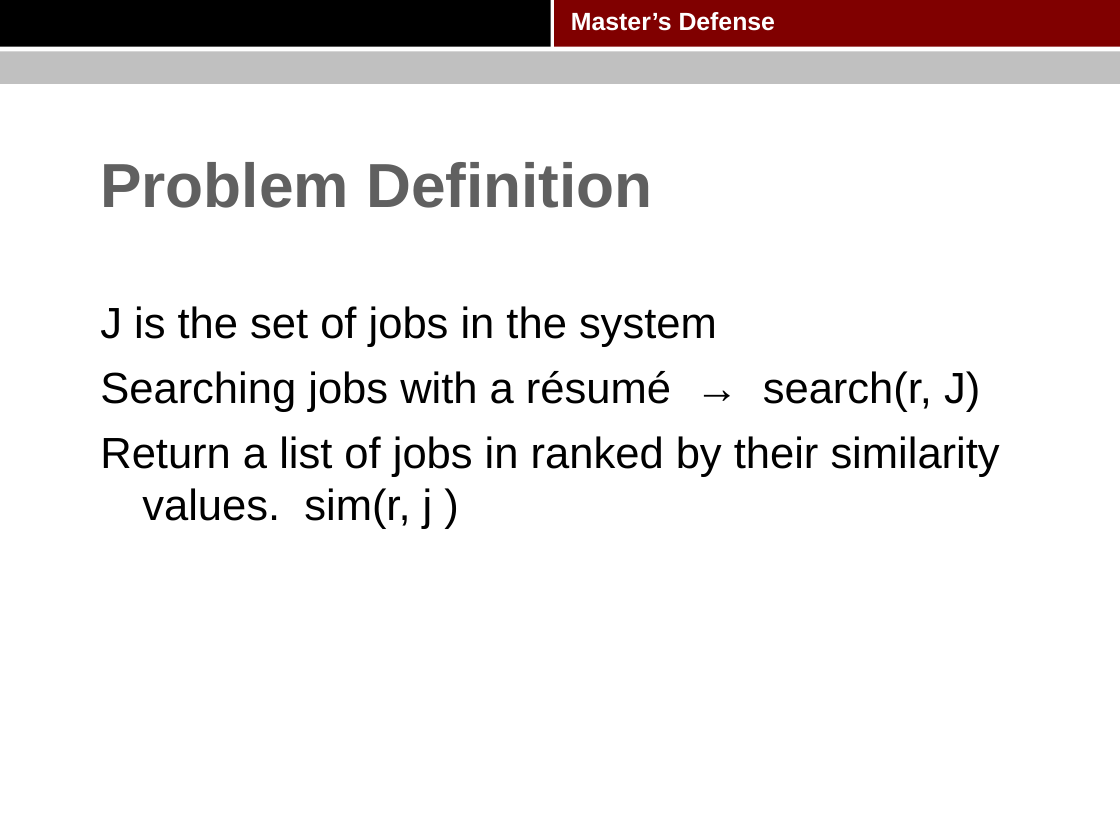
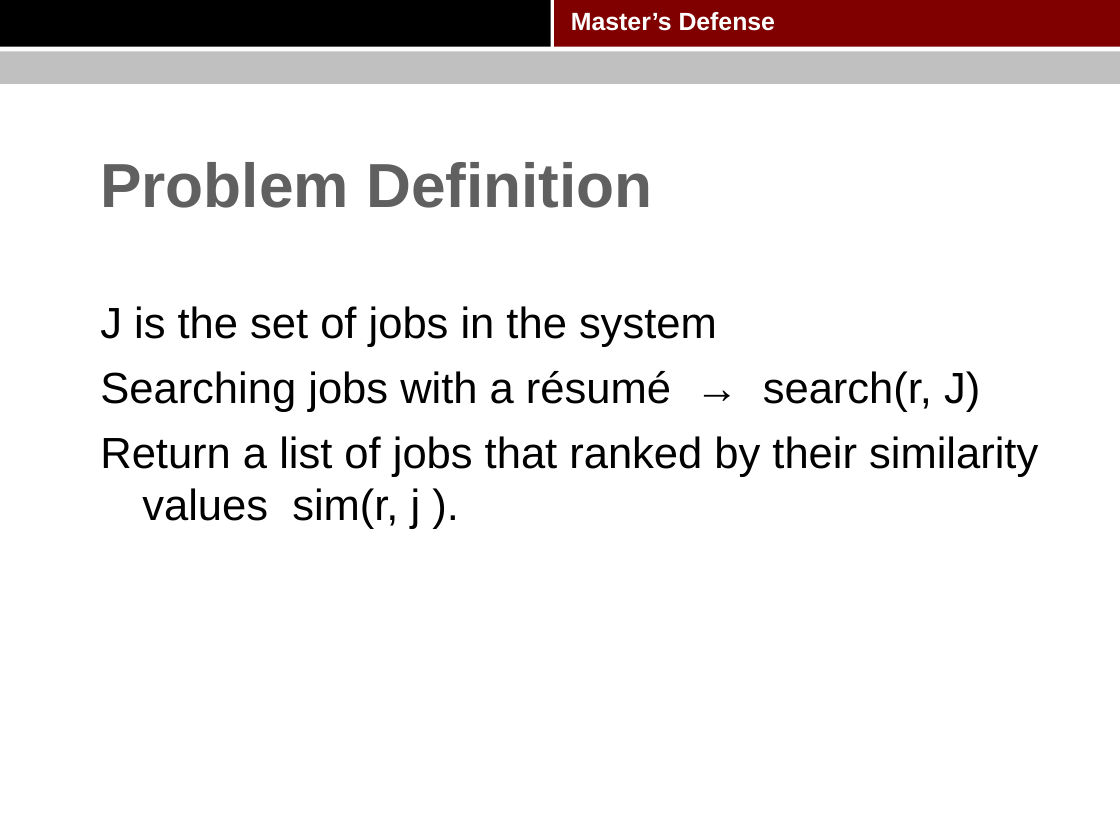
Before and after one commit to pkushiqiang/thesis, a slide deck: slide 22 of media/Master's thesis.pptx. Drawn at 1120x840 pixels with LibreOffice and Linux fonts; fonts in the diff are those of the drawing; background and template pictures are left out. Boxes give left, top, right and bottom in pixels: in the first picture for what was removed or moved away, otherwise in the second. Text is boxed around its words. In the diff, an @@ line names an element or a change of style, - is before the commit and + after.

```diff
--- a/media/Master's thesis.pptx
+++ b/media/Master's thesis.pptx
@@ text at [100,436,1038,529]: text changed @@
-Return a list of jobs in ranked by their similarity values. sim(r, j )
+Return a list of jobs that ranked by their similarity values sim(r, j ).
```
Also in this commit, not shown: 18 other slides changed.
